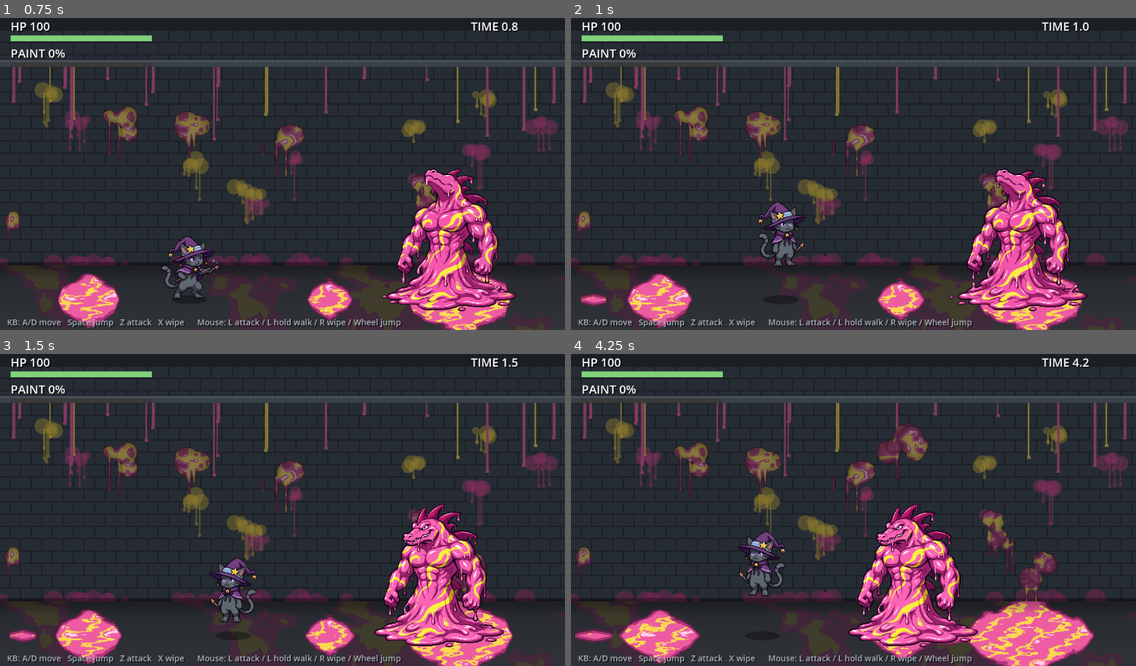
Above: before the commit, frames 1-4 (two rows, left to right).
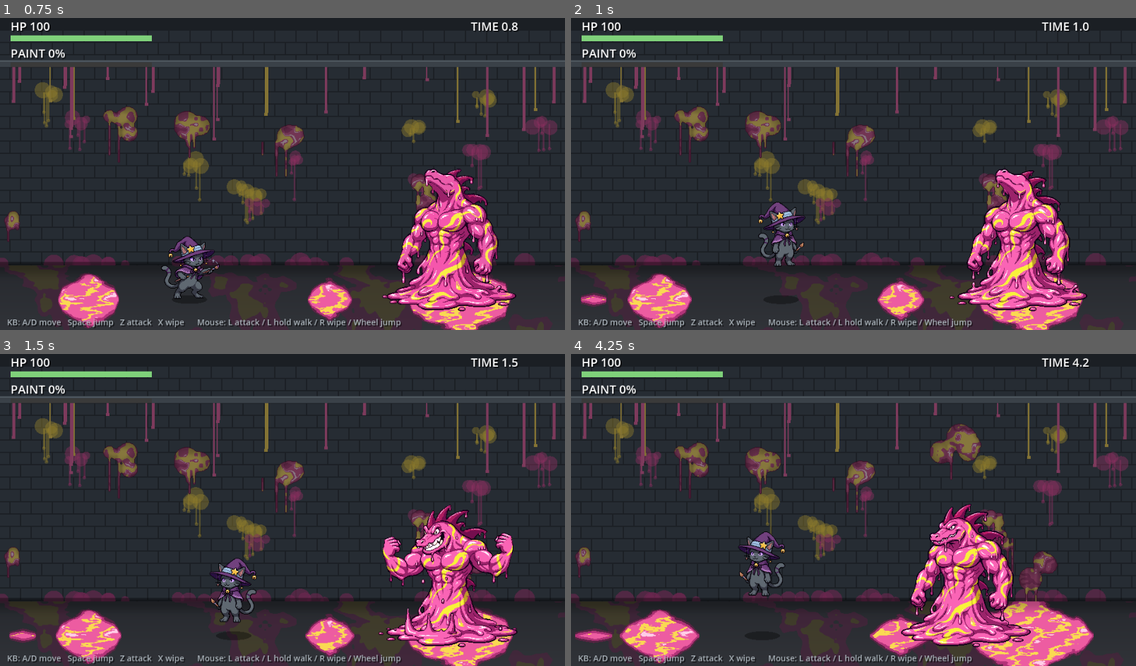
Above: after the commit, the same moments.

Repository: Dekaimo/sewer_proto
Game: Godot game, scene res://main.tscn
Two runs of this game, one before a commit and one after it. Both use one fixed random seed, a clock stepped at 60 frames per second and the inputs below.
Inputs (mouse positions are in pixels of both pictures, inside the frame that each line leads up to):
- Up to frame 1 (0.75 s): move the mouse to (406, 155) at 0.52 s; hold Right (right) from 0.53 s (still down); tap Z (attack) at 0.6 s; click (406, 155) at 0.67 s
- Up to frame 2 (1 s): keep holding Right (right); tap Up (jump) at 0.77 s
- Up to frame 3 (1.5 s): move the mouse to (169, 522) at 1.27 s; release Right (right) at 1.28 s; hold Left (left) from 1.28 s (still down); tap X (clean) at 1.35 s
- Up to frame 4 (4.25 s): tap Up (jump) at 1.52, 3.02, 3.77 s; move the mouse to (910, 438) at 2.02 s; release Left (left) at 2.03 s; hold Right (right) 2.03-2.78 s; tap Space at 2.1 s; move the mouse to (825, 572) at 2.77 s; hold W 2.78-3.53 s; tap J at 2.85 s; click (825, 572) at 2.92 s; move the mouse to (1023, 553) at 3.52 s; hold Left (left) from 3.53 s (still down); tap K at 3.6 s

Frame 1 is identical in both runs. In frame 2, 0.2% of the frame differs, in the area x 67-91%, y 48-94%; in frame 3, 6.7%; in frame 4, 11%, in the area x 49-89%, y 22-100%.

Commit message:
Wani flexes after emerging
Co-Authored-By: Claude Opus 5.5 <noreply@anthropic.com>
Claude-Session: https://claude.ai/code/session_016eaBthCvKzWp812yLXmusx

Diff:
--- a/enemy.gd
+++ b/enemy.gd
@@ -26,12 +26,14 @@
 var sprite: Sprite2D
 var emerge_frames: Array[Texture2D] = []
 var swallow_frames: Array[Texture2D] = []
+var flex_frames: Array[Texture2D] = []
 
 
 func _ready() -> void:
 	for i in 9:
 		emerge_frames.append(load("res://assets/wani_emerge_%d.png" % i))
 		swallow_frames.append(load("res://assets/wani_swallow_%d.png" % i))
+		flex_frames.append(load("res://assets/wani_flex_%d.png" % i))
 	for k in ["windup", "spread", "hug"]:
 		var path := "res://assets/wani_pose_%s.png" % k
 		pose[k] = load(path) if ResourceLoader.exists(path) else IDLE
@@ -54,9 +56,18 @@
 	sprite.position = Vector2.ZERO
 
 	if state == "emerge":
-		var i := clampi(int(anim_t * 10.0), 0, 8)
-		sprite.texture = emerge_frames[i]
-		if anim_t > 1.1:
+		# 水たまりから形成 → マッスルポーズを決めてから戦闘開始
+		if anim_t < 0.9:
+			sprite.texture = emerge_frames[clampi(int(anim_t * 10.0), 0, 8)]
+		else:
+			var fi := clampi(int((anim_t - 0.9) * 8.0), 0, 8)
+			# ポーズ（5〜6コマ目）で少し溜める
+			if anim_t - 0.9 > 0.6 and anim_t - 0.9 < 1.2:
+				fi = 5
+			elif anim_t - 0.9 >= 1.2:
+				fi = clampi(6 + int((anim_t - 2.1) * 8.0), 6, 8)
+			sprite.texture = flex_frames[fi]
+		if anim_t > 2.6:
 			state = "approach"
 			sprite.texture = IDLE
 		return
Binary file added: assets/wani_flex_0.png
Not shown, added: assets/wani_flex_0.png.import
Binary file added: assets/wani_flex_1.png
Not shown, added: assets/wani_flex_1.png.import
Binary file added: assets/wani_flex_2.png
Not shown, added: assets/wani_flex_2.png.import
Binary file added: assets/wani_flex_3.png
Not shown, added: assets/wani_flex_3.png.import
Binary file added: assets/wani_flex_4.png
Not shown, added: assets/wani_flex_4.png.import
Binary file added: assets/wani_flex_5.png
Not shown, added: assets/wani_flex_5.png.import
(and 6 more such lines)
